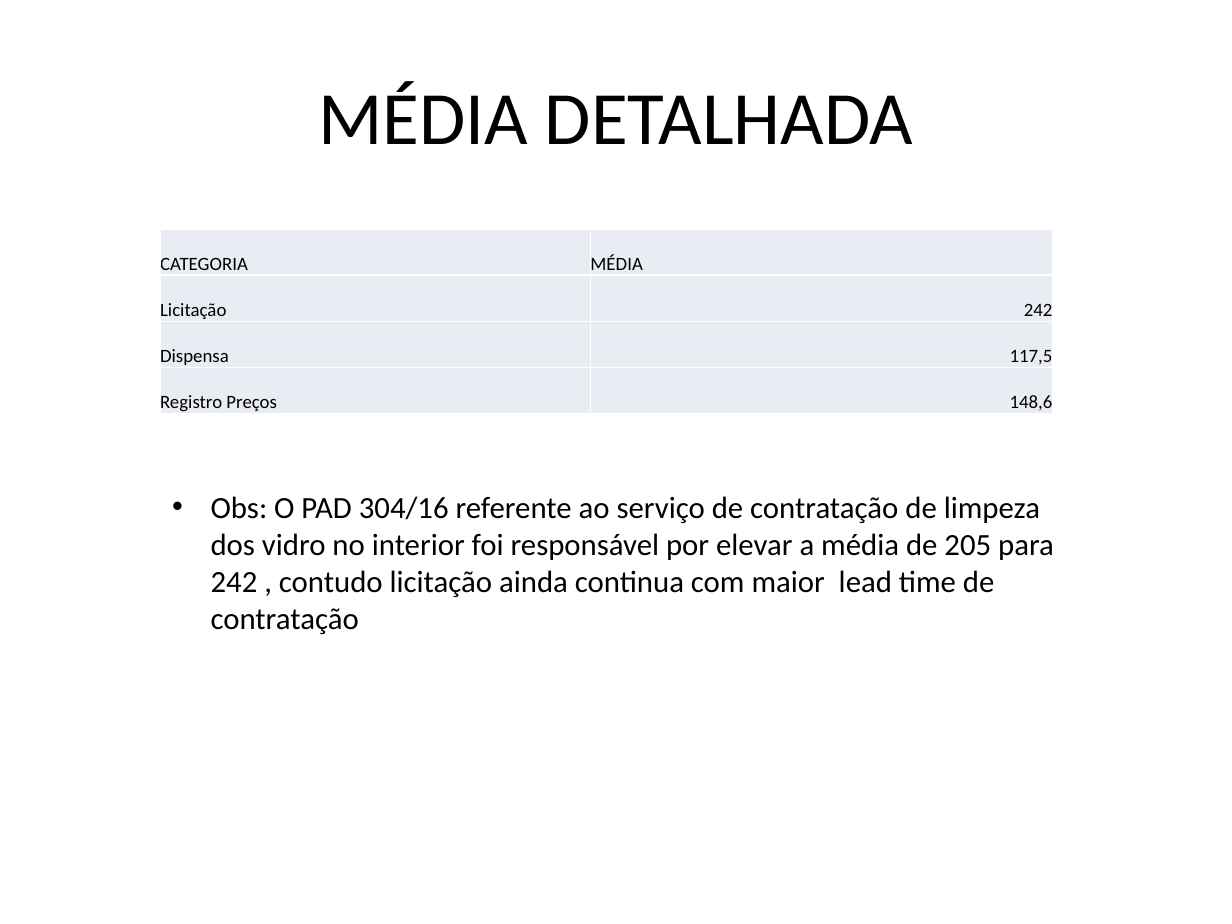
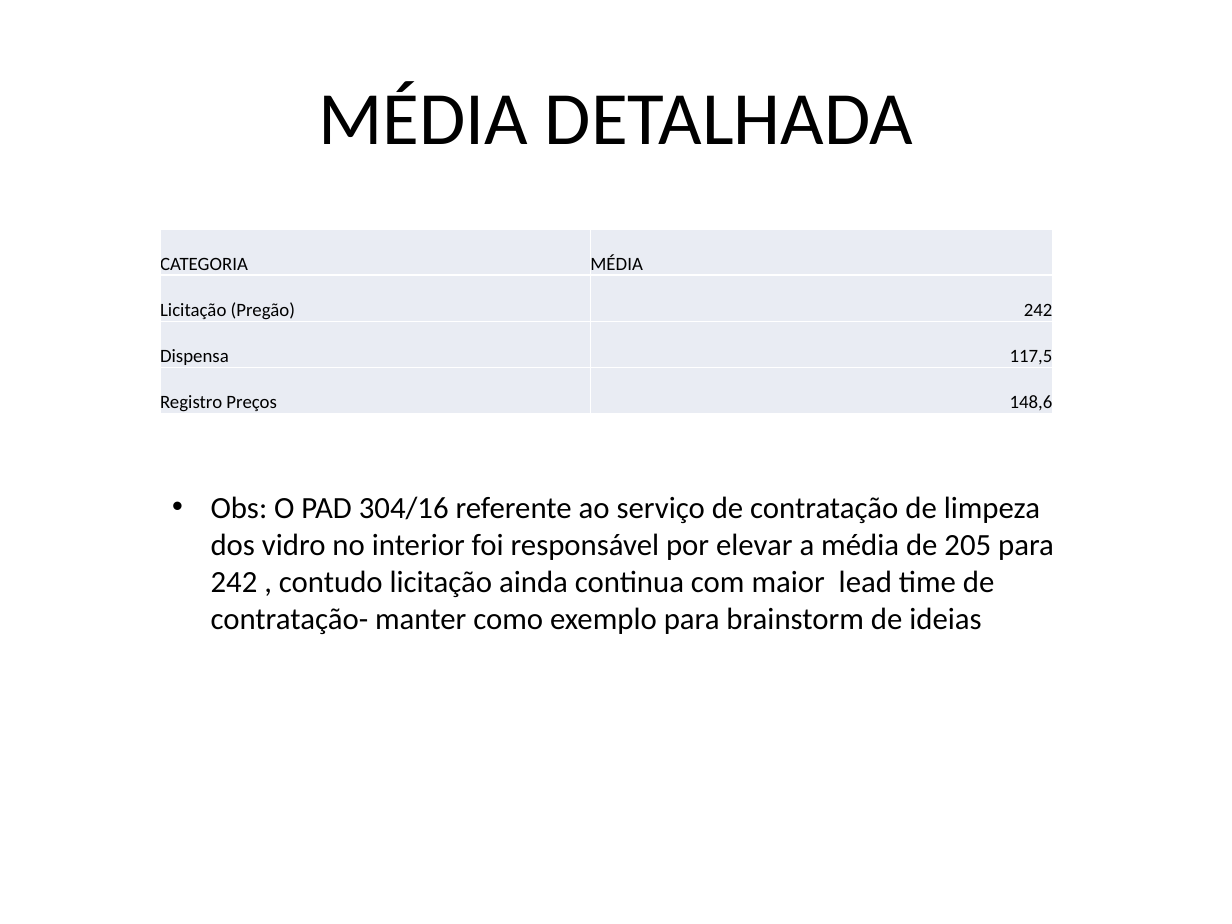
Before and after one commit to ruhansanabria/Puc_Lean2016, a slide deck: slide 3 of Apresentações - ATAS de Reunião/TRE – Projeto PUC PR_16122016.pptx. Drawn at 1232x924 pixels with LibreOffice and Linux fonts; fonts in the diff are those of the drawing. Boxes give left, top, right and bottom in pixels: in the first picture for what was removed or moved away, otherwise in the second. Text is boxed around its words. In the diff, an @@ line names an element or a change of style, - is before the commit and + after.

Commit message:
Finalizada a atualizacao de todos os PADS para o consolidador

```diff
--- a/Apresentações - ATAS de Reunião/TRE – Projeto PUC PR_16122016.pptx
+++ b/Apresentações - ATAS de Reunião/TRE – Projeto PUC PR_16122016.pptx
@@ table at (160, 229, 1052, 416) @@
-row 2, column 1: Licitação
+row 2, column 1: Licitação (Pregão)
@@ text at (211, 496, 1054, 634): text changed @@
-• Obs: O PAD 304/16 referente ao serviço de contratação de limpeza dos vidro no interior foi responsável por elevar a média de 205 para 242 , contudo licitação ainda continua com maior lead time de contratação
+• Obs: O PAD 304/16 referente ao serviço de contratação de limpeza dos vidro no interior foi responsável por elevar a média de 205 para 242 , contudo licitação ainda continua com maior lead time de contratação- manter como exemplo para brainstorm de ideias
```
Also in this commit, not shown: 3 other files.
